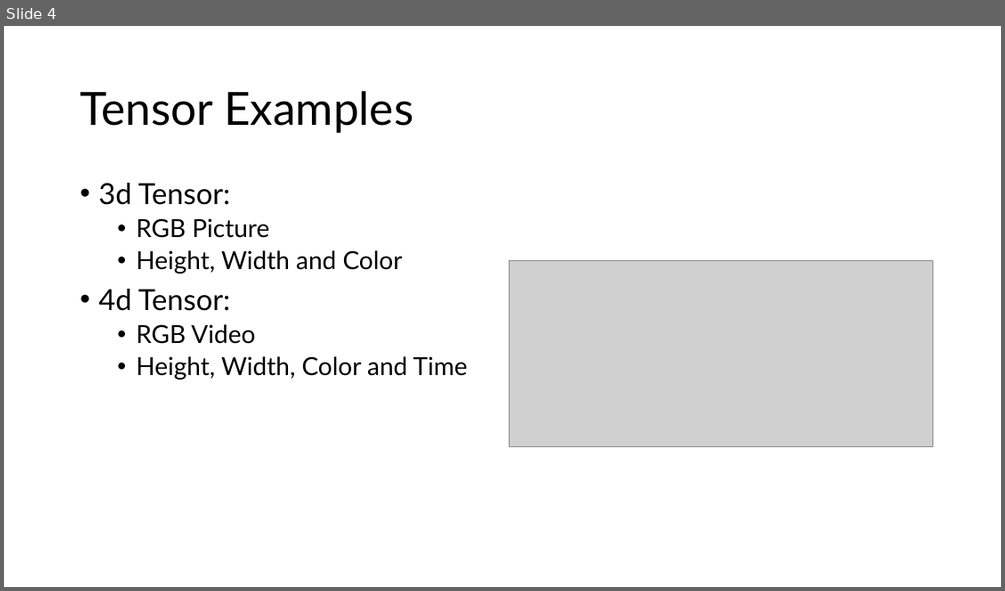
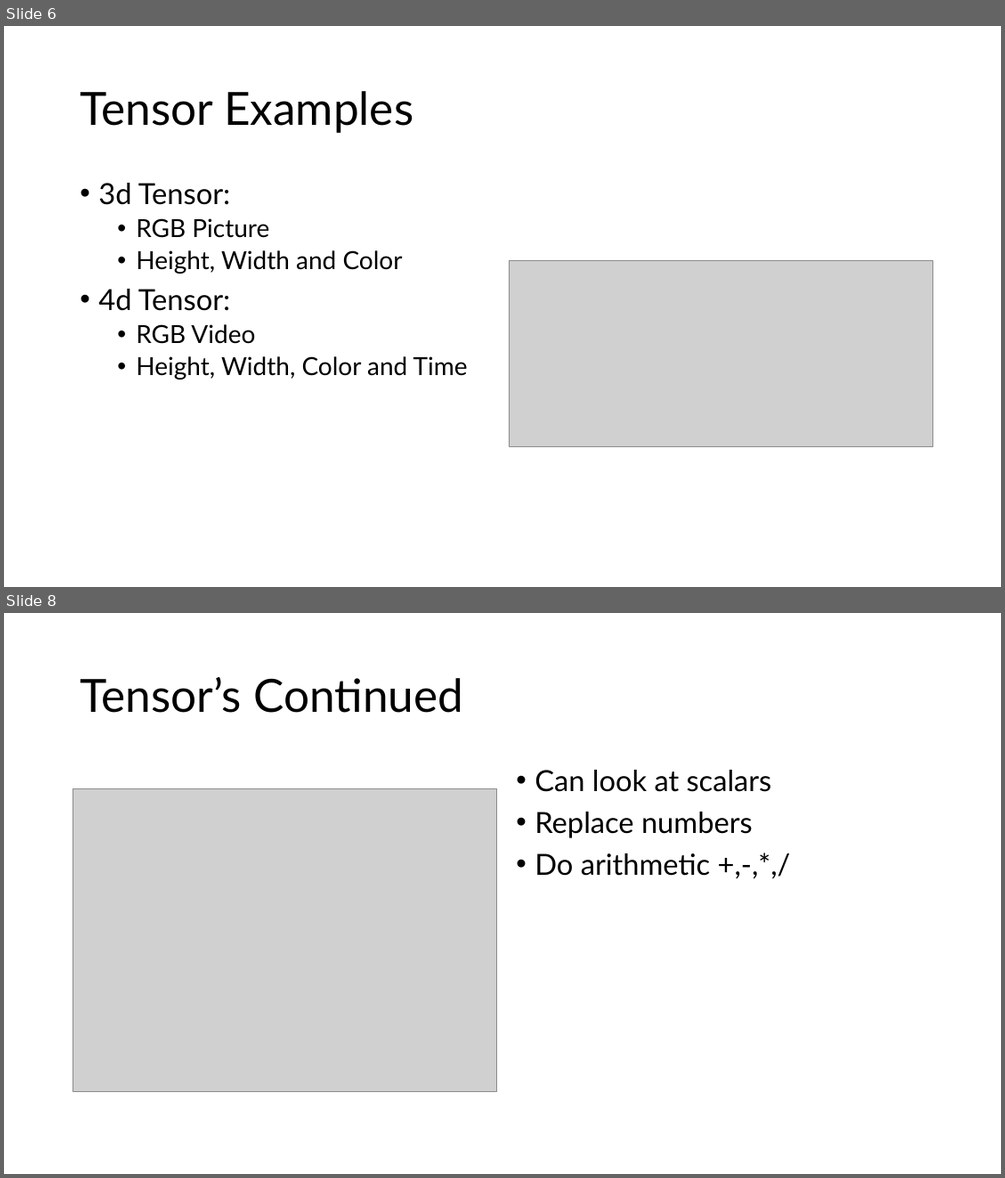
Before and after one commit to Parker2025/Pytorch, a slide deck: Introduction to Pytorch.pptx. Shown one above the other, each under a label of ours: slide 4 before the commit, slides 6 and 8 after it; the slides between them are not shown. The pictures are 1005x591 and 1005x1178 pixels, drawn with LibreOffice and Linux fonts; fonts in the diff are those of the drawing; grey boxes stand for pictures. Boxes give left, top, right and bottom in pixels: in the first picture for what was removed or moved away, otherwise in the second. Text is boxed around its words. In the diff, an @@ line names an element or a change of style, - is before the commit and + after.

```diff
--- a/Introduction to Pytorch.pptx
+++ b/Introduction to Pytorch.pptx
@@ slide 8 added at [4, 613, 1001, 1174], background #FFFFFF @@
@@ title added at [80, 677, 463, 713], 44 pt, text #000000 @@
+Tensor’s Continued
@@ text added at [534, 770, 772, 876], 28 pt, text #000000 @@
+• Can look at scalars
+• Replace numbers
+• Do arithmetic +,-,*,/
@@ picture added at [73, 788, 497, 1091] @@
@@ what was slide 4 is now slide 6 @@
```
Also in this commit, not shown: 5 slides changed, 7 other slides added, 1 slide removed, 7 other files.
